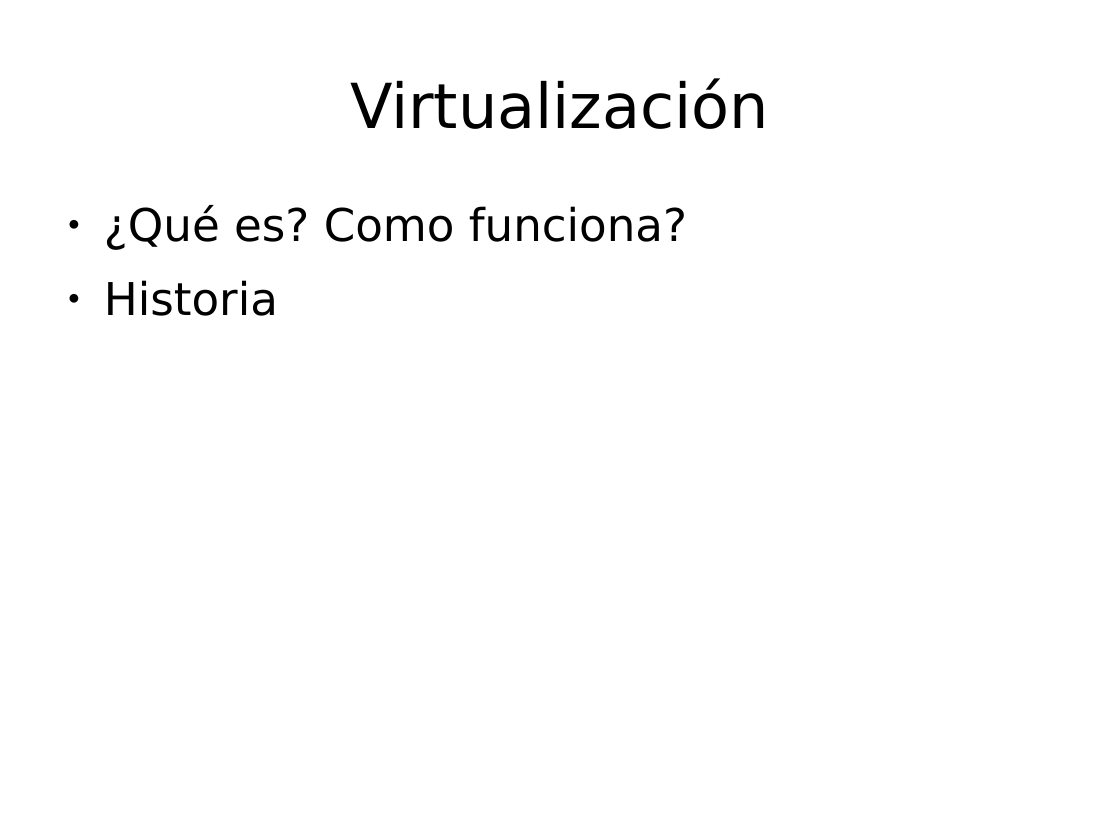
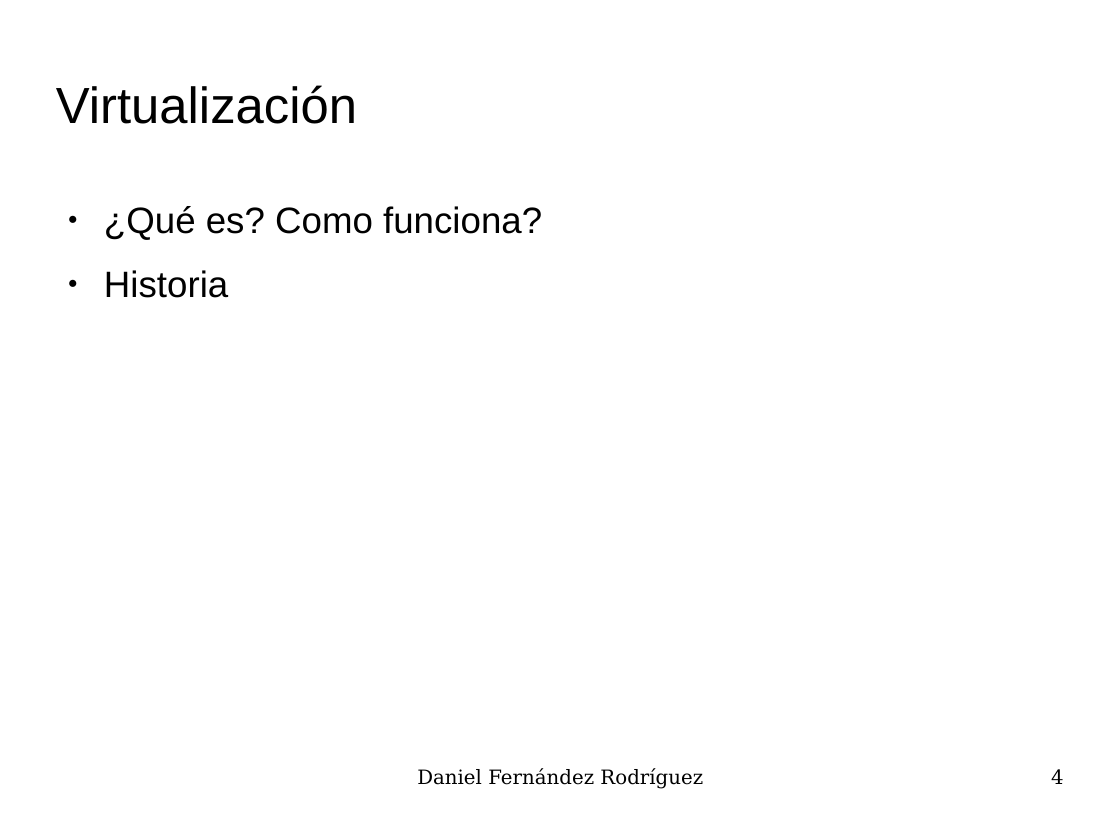
Before and after one commit to UO180222/tfg, a slide deck: slide 4 of docs/presentacion.odp (slide 5 before the commit). Drawn at 1120x840 pixels with LibreOffice and Linux fonts; fonts in the diff are those of the drawing; background and template pictures are left out. Boxes give left, top, right and bottom in pixels: in the first picture for what was removed or moved away, otherwise in the second. Text is boxed around its words. In the diff, an @@ line names an element or a change of style, - is before the commit and + after.

```diff
--- a/docs/presentacion.odp
+++ b/docs/presentacion.odp
@@ title "Virtualización" at [56, 85, 357, 124]: size 44 to 36 pt, font DejaVu Sans to Arial; alignment centre to left @@
@@ text "¿Qué es? Como funciona?" at [104, 206, 542, 298]: size 32 to 26 pt, font DejaVu Sans to Arial @@
@@ text added at [417, 769, 703, 789], 14 pt, text #000000 @@
+Daniel Fernández Rodríguez
@@ page number added at [1051, 769, 1064, 784], 14 pt, text #000000 @@
+4
```
Also in this commit, not shown: 8 other slides changed, 4 slides added, 1 slide removed, 1 other file.
